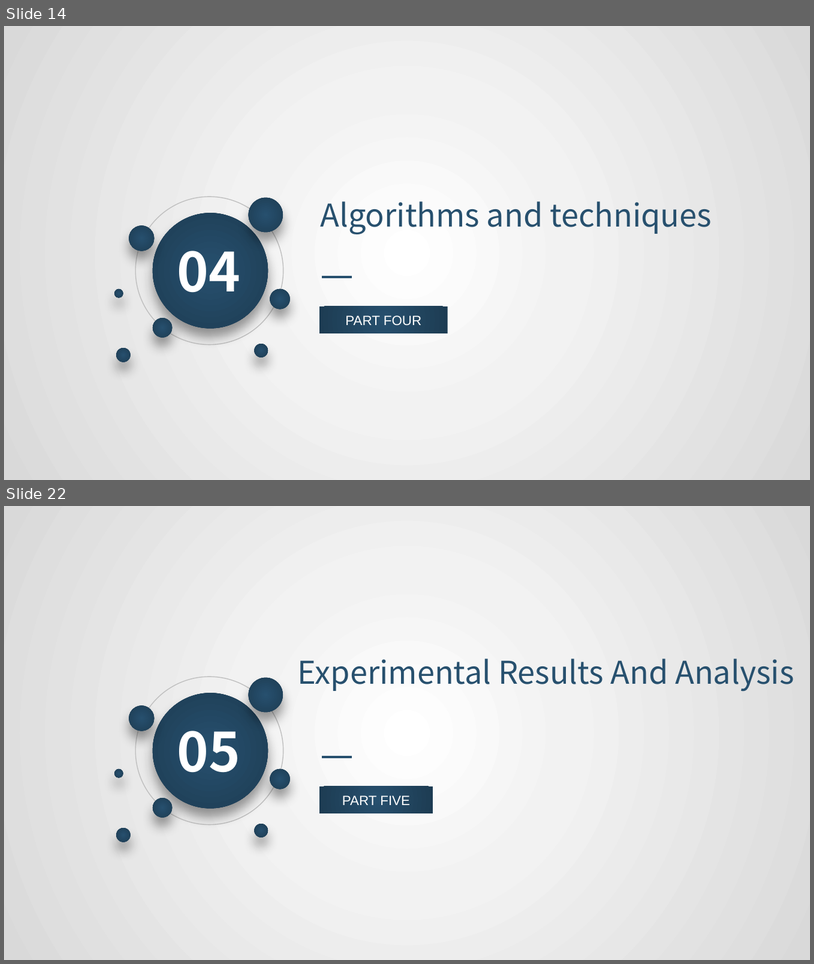
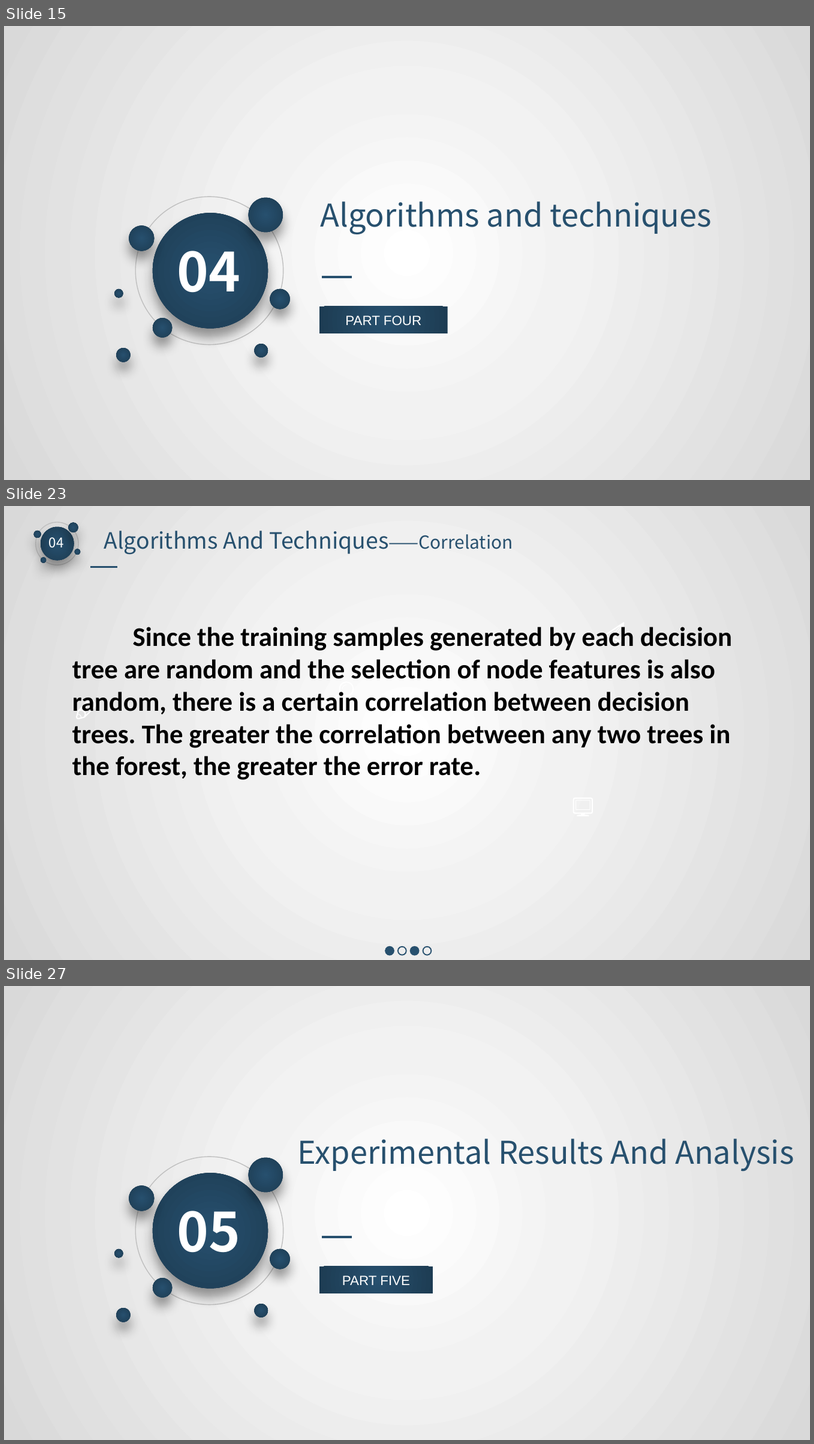
Before and after one commit to 545593069/RandomForest, a slide deck: group_11.pptx. Shown one above the other, each under a label of ours: slides 14 and 22 before the commit, slides 15, 23 and 27 after it; the slides between them are not shown. The pictures are 814x964 and 814x1444 pixels, drawn with LibreOffice and Linux fonts; fonts in the diff are those of the drawing. Boxes give left, top, right and bottom in pixels: in the first picture for what was removed or moved away, otherwise in the second. Text is boxed around its words. In the diff, an @@ line names an element or a change of style, - is before the commit and + after.

```diff
--- a/group_11.pptx
+++ b/group_11.pptx
@@ slide 23 added at <box>4,506,810,960</box>, background gradient #FFFFFF to #F2F2F2 to #D9D9D9 @@
@@ text added at <box>49,537,64,548</box>, 12 pt, text #FFFFFF @@
+04
@@ text added at <box>104,531,513,555</box>, 20 pt, text #27506E @@
+Algorithms And Techniques——Correlation
@@ group added at <box>34,522,80,565</box>: 6 ellipses @@
@@ line added from (90, 567) to (118, 567), #27506E 1.5 pt @@
@@ text added at <box>72,627,732,780</box>, 24 pt, text #000000, bold @@
+Since the training samples generated by each decision tree are random and the selection of node features is also random, there is a certain correlation between decision trees. The greater the correlation between any two trees in the forest, the greater the error rate.
@@ freeform shape added at <box>605,622,625,642</box>, fill #FFFFFF @@
@@ freeform shape added at <box>334,681,354,701</box>, fill #FFFFFF @@
@@ freeform shape added at <box>342,684,347,689</box>, fill #FFFFFF @@
@@ freeform shape added at <box>76,700,96,720</box>, fill #FFFFFF @@
@@ freeform shape added at <box>573,797,593,816</box>, fill #FFFFFF @@
@@ freeform shape added at <box>576,799,591,809</box>, fill #FFFFFF @@
@@ group added at <box>386,946,431,954</box>: 4 ellipses @@
@@ what was slide 14 is now slide 15 @@
@@ what was slide 22 is now slide 27 @@
```
Also in this commit, not shown: 11 slides changed, 5 other slides added, 4 other files.
